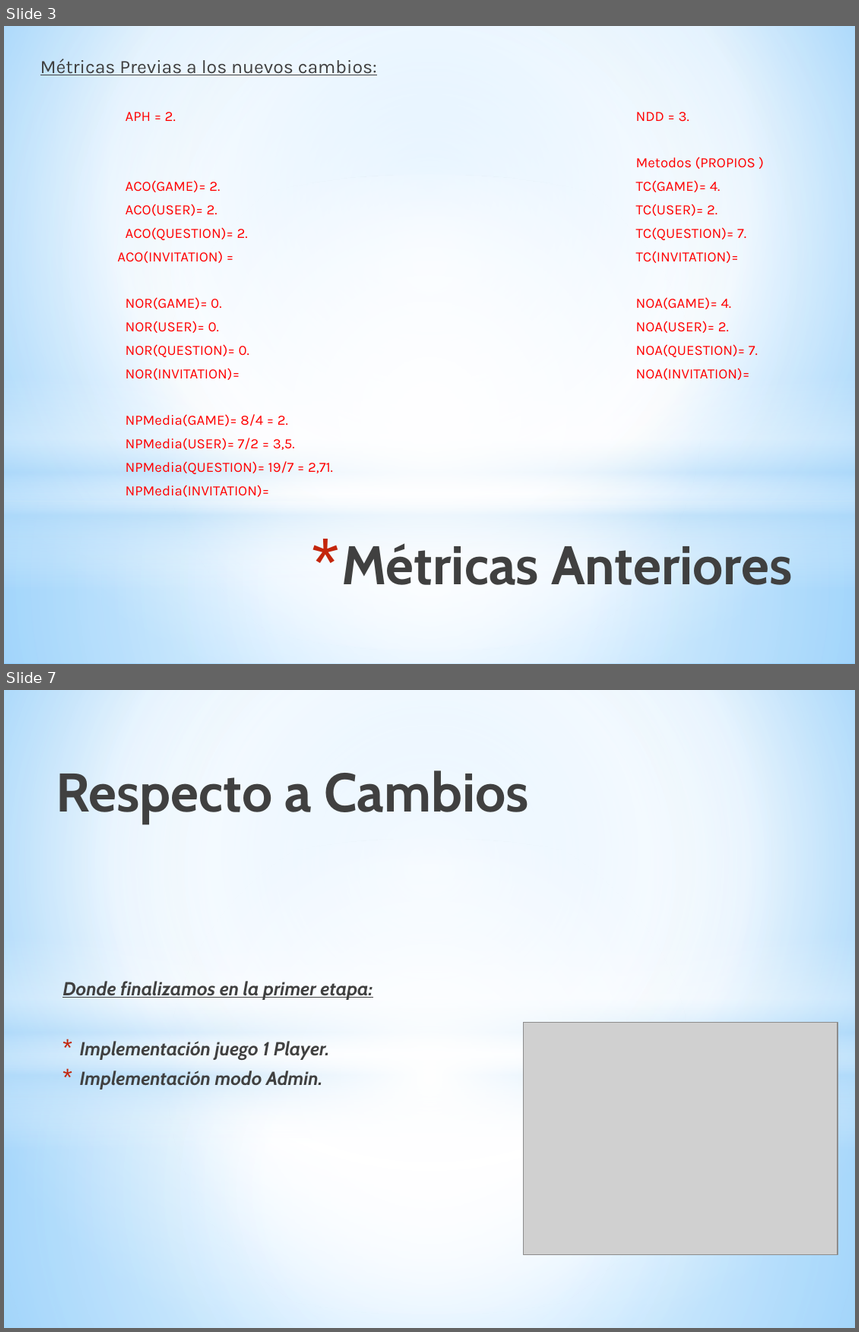
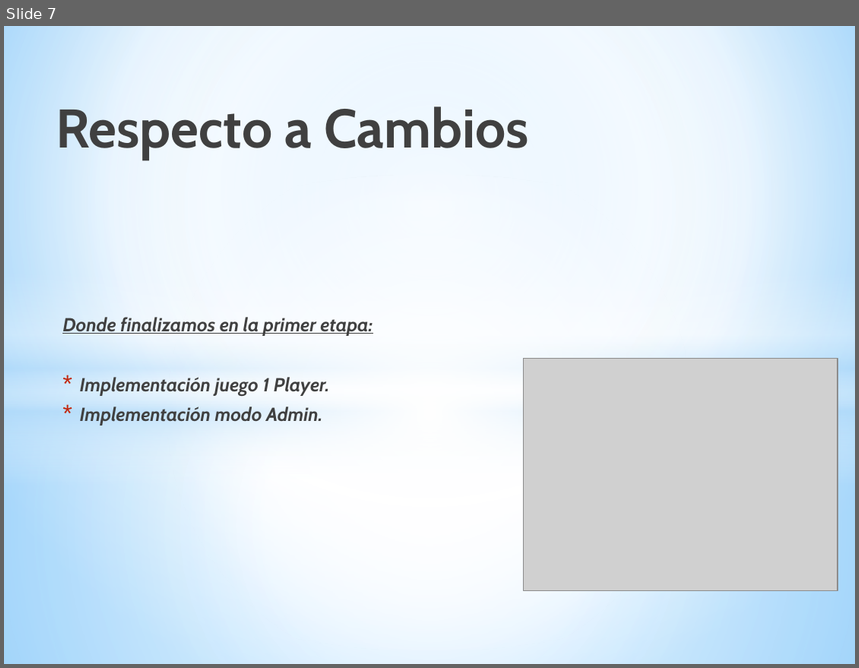
Before and after one commit to CristianGonzalez07/ProyectoAyD2017, a slide deck: Docs/PROYECTO PREGUNTA2.pptx. Shown one above the other, each under a label of ours: slides 3 and 7 before the commit, slide 7 after it; the slides between them are not shown. The pictures are 859x1332 and 859x668 pixels, drawn with LibreOffice and Linux fonts; fonts in the diff are those of the drawing; grey boxes stand for pictures. Boxes give left, top, right and bottom in pixels: in the first picture for what was removed or moved away, otherwise in the second. Text is boxed around its words. In the diff, an @@ line names an element or a change of style, - is before the commit and + after.

```diff
--- a/Docs/PROYECTO PREGUNTA2.pptx
+++ b/Docs/PROYECTO PREGUNTA2.pptx
@@ slide 3 removed at bbox=[4, 26, 855, 664], background gradient #9ED5FF to #FFFFFF to #5BB9FF @@
@@ rectangle removed at bbox=[4, 26, 855, 501] @@
@@ text removed at bbox=[40, 59, 758, 497] @@
-Métricas Previas a los nuevos cambios:
-APH = 2. NDD = 3.
-Metodos (PROPIOS )
-ACO(GAME)= 2. TC(GAME)= 4.
-ACO(USER)= 2. TC(USER)= 2.
-ACO(QUESTION)= 2. TC(QUESTION)= 7.
-ACO(INVITATION) = TC(INVITATION)=
-NOR(GAME)= 0. NOA(GAME)= 4.
-NOR(USER)= 0. NOA(USER)= 2.
-NOR(QUESTION)= 0. NOA(QUESTION)= 7.
-NOR(INVITATION)= NOA(INVITATION)=
-NPMedia(GAME)= 8/4 = 2.
-NPMedia(USER)= 7/2 = 3,5.
-NPMedia(QUESTION)= 19/7 = 2,71.
-NPMedia(INVITATION)=
@@ ellipse removed at bbox=[4, 175, 855, 650] @@
@@ rectangle removed at bbox=[4, 376, 855, 589] @@
@@ rectangle removed at bbox=[4, 501, 855, 664] @@
@@ title removed at bbox=[341, 544, 793, 585] @@
-* Métricas Anteriores
```
Also in this commit, not shown: 4 slides changed, 3 slides added, 1 other slide removed.
